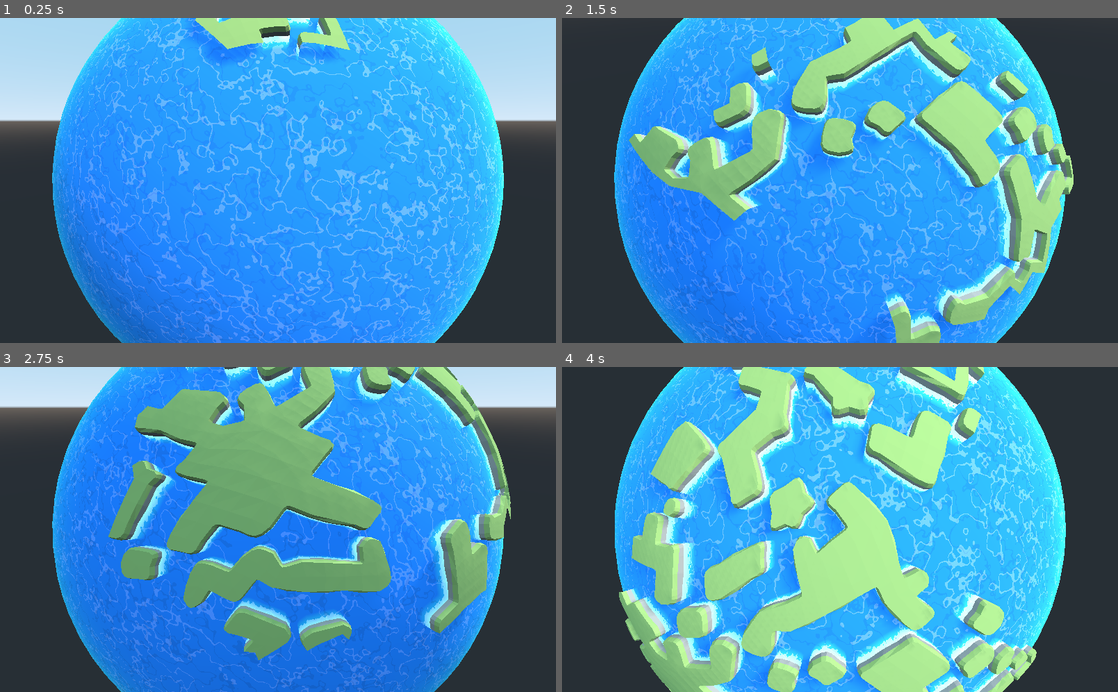
Above: before the commit, frames 1-4 (two rows, left to right).
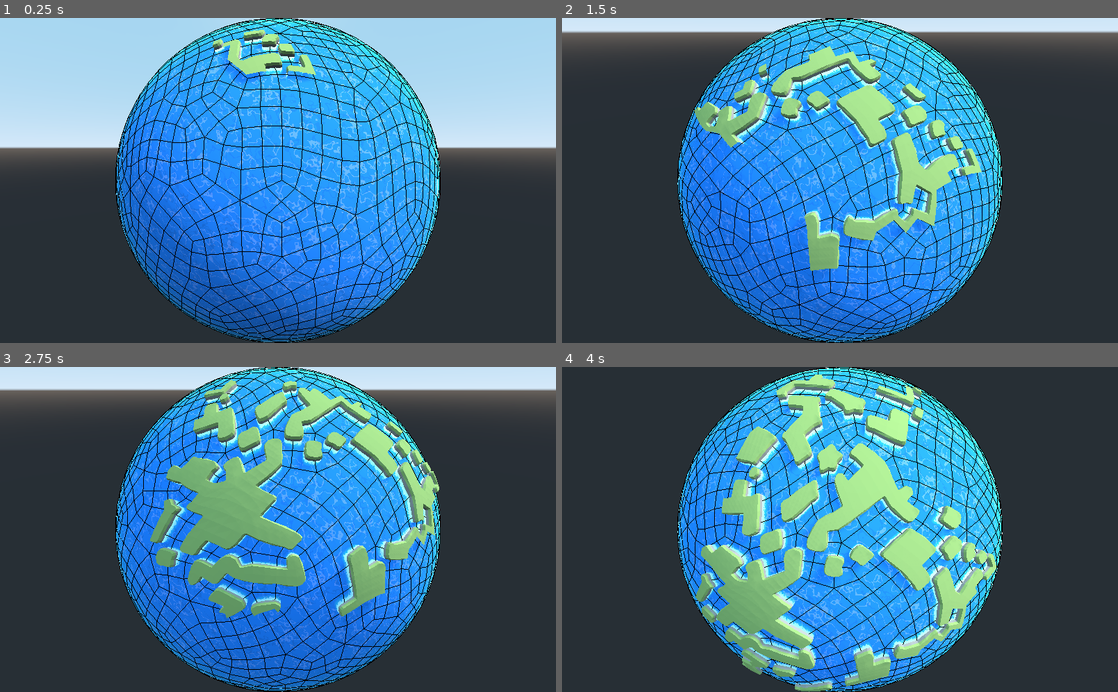
Above: after the commit, the same moments.

Repository: samuelbigos/globescaper
Game: Godot game, scene res://Game.tscn
Same seed, same stepped clock (60 frames per second), same inputs: the game is played once before the commit and once after it.
Inputs (mouse positions are in pixels of both pictures, inside the frame that each line leads up to):
- Up to frame 1 (0.25 s): no input
- Up to frame 2 (1.5 s): move the mouse to (962, 164) at 0.52 s; click (962, 164) at 0.6 s; move the mouse to (728, 196) at 1.27 s; right-click (728, 196) at 1.35 s; click (728, 196) at 1.42 s
- Up to frame 3 (2.75 s): move the mouse to (333, 458) at 2.02 s; click (333, 458) at 2.1 s
- Up to frame 4 (4 s): move the mouse to (812, 594) at 2.77 s; right-click (812, 594) at 2.85 s; click (812, 594) at 2.92 s; move the mouse to (1006, 578) at 3.52 s; click (1006, 578) at 3.6 s

The runs differ from the first frame. In frame 1, 56% of the frame differs, in the area x 0-100%, y 0-100%; in frame 2, 64%; in frame 3, 63%; in frame 4, 65%, in the area x 9-91%, y 0-100%.

Commit message:
Some WFC optimisations

Diff:
--- a/Game.tscn
+++ b/Game.tscn
@@ -52,11 +52,10 @@
 [node name="GlobeOcean" type="MeshInstance" parent="."]
 
 [node name="GlobeWireframe" type="MeshInstance" parent="."]
-visible = false
-material_override = SubResource( 5 )
+material_override = SubResource( 4 )
 
 [node name="GlobeLand" type="MeshInstance" parent="."]
-mesh = SubResource( 4 )
+mesh = SubResource( 5 )
 
 [node name="DirectionalLight" type="DirectionalLight" parent="."]
 transform = Transform( 0.512717, -0.617688, 0.596307, 0, 0.694545, 0.719449, -0.858558, -0.368874, 0.356105, 0, 6.02351, 0 )
@@ -69,7 +68,7 @@
 [node name="VGimbal" type="Spatial" parent="HGimbal"]
 
 [node name="Camera" type="Camera" parent="HGimbal/VGimbal"]
-transform = Transform( 1, 0, 0, 0, 1, 0, 0, 0, 1, 0, 0, 15.4918 )
+transform = Transform( 1, 0, 0, 0, 1, 0, 0, 0, 1, 0, 0, 18.8465 )
 
 [node name="Area" type="Area" parent="."]
 
--- a/src/Camera.gd
+++ b/src/Camera.gd
@@ -19,8 +19,8 @@
 		_mouse_position = get_viewport().get_mouse_position()
 
 	if _follow_target:
-		rotation.y = lerp(rotation.y, atan2(_target.x, _target.z), delta * 2.0)
-		_v_gimbal.rotation.x = lerp(_v_gimbal.rotation.x, asin(-_target.y), delta * 2.0)
+		rotation.y = lerp(rotation.y, atan2(_target.x, _target.z), delta * 1.0)
+		_v_gimbal.rotation.x = lerp(_v_gimbal.rotation.x, asin(-_target.y), delta * 1.0)
 	else:
 		rotation.y += _velocity.x * 0.01
 		_v_gimbal.rotation.x = min(max(_v_gimbal.rotation.x + _velocity.y * 0.01, -PI * 0.5), PI * 0.5)
--- a/src/Game.gd
+++ b/src/Game.gd
@@ -197,7 +197,8 @@
 	#if Input.is_action_just_pressed("mouse_left"):
 	if not _wfc_finished and _wfc_step < 0.0:
 		_wfc_step = 0.0
-		_wfc_finished = not _wfc.step(_icosphere_polys, _prototypes)
+		for i in range(0, 1):
+			_wfc_finished = not _wfc.step(_icosphere_polys, _prototypes)
 		_wfc_data = _wfc._wave
 		_generate_surface_from_wfc()
 
@@ -222,20 +223,18 @@
 
 func _generate_surface_from_wfc():
 	for i in range(_icosphere_polys.size()):
-		var poly = _icosphere_polys[i] as Icosphere.Quad
-
 		if _wfc_added[i]:
 			continue
 
+		var poly = _icosphere_polys[i] as Icosphere.Quad
+
 		# find a prototype that matches
 		var tile_possibilities = _wfc_data[i]
+		if tile_possibilities.size() > 1:
+			continue
+
 		for t in tile_possibilities.size():
-
-			if tile_possibilities.size() > 1:
-				continue
-
 			var matched_prot = _prototypes[tile_possibilities[t]]
-
 			var mesh = _globe_land.get_mesh()
 			_add_mesh_for_prototype_on_quad(matched_prot, poly, mesh)
 			_wfc_added[i] = true
--- a/src/WaveFunctionCollapse.gd
+++ b/src/WaveFunctionCollapse.gd
@@ -6,6 +6,9 @@
 var _current = -1
 var _wave = []
 var _stack = []
+var _sum_of_weights = []
+var _sum_of_weight_log_weights = []
+var _entropy = []
 var _cell_to_idx = {}
 var _last_added := -1
 
@@ -15,6 +18,7 @@
 	_rng.randomize()
 
 	_wave = []
+	_entropy = []
 
 	# build our initial state with each cell having all possible cell types (prototypes)
 	for c in range(0, i_cells.size()):
@@ -22,6 +26,7 @@
 		for t in range(0, i_prototypes.size()):
 			domain.append(t)
 		_wave.append(domain)
+		_entropy.append(9999.9)
 
 	_cell_to_idx = {}
 	for i in range(0, i_cells.size()):
@@ -96,6 +101,14 @@
 			for i in range(0, incompatible.size()):
 				_wfc_ban(_wave, n_idx, incompatible[i])
 
+			var sum_of_weights = 0.0
+			var sum_of_weight_log_weights = 0.0
+			for d in range(0, _wave[n_idx].size()):
+				var p = 1.0
+				sum_of_weights += p
+				sum_of_weight_log_weights += p * log(p)
+			_entropy[n_idx] = log(sum_of_weights) - sum_of_weight_log_weights / sum_of_weights
+
 			_stack.push_back(n_idx)
 
 
@@ -104,24 +117,14 @@
 
 
 func _wfc_observe(wave) -> int:
-	var lowest_entropy_value := 999.9
+	var lowest_entropy_value := 99999.9
 	var lowest_entropy_index := -1
 	for i in range(0, wave.size()):
 		if wave[i].size() == 1:
 			continue
 
-		var entropy = 0.0
-		var sum_of_weights = 0.0
-		var sum_of_weight_log_weights = 0.0
-		for d in range(0, wave[i].size()):
-			var p = 1.0
-			sum_of_weights += p
-			sum_of_weight_log_weights += p * log(p)
-
-		entropy = log(sum_of_weights) - sum_of_weight_log_weights / sum_of_weights
-
-		if entropy < lowest_entropy_value:
-			lowest_entropy_value = entropy
+		if _entropy[i] < lowest_entropy_value:
+			lowest_entropy_value = _entropy[i]
 			lowest_entropy_index = i
 
 	return lowest_entropy_index
Not shown: 1 places in Game.tscn that only renumber resources
Not shown, changed: asset_src/grass.blend
Not shown, changed: asset_src/grass.blend1
